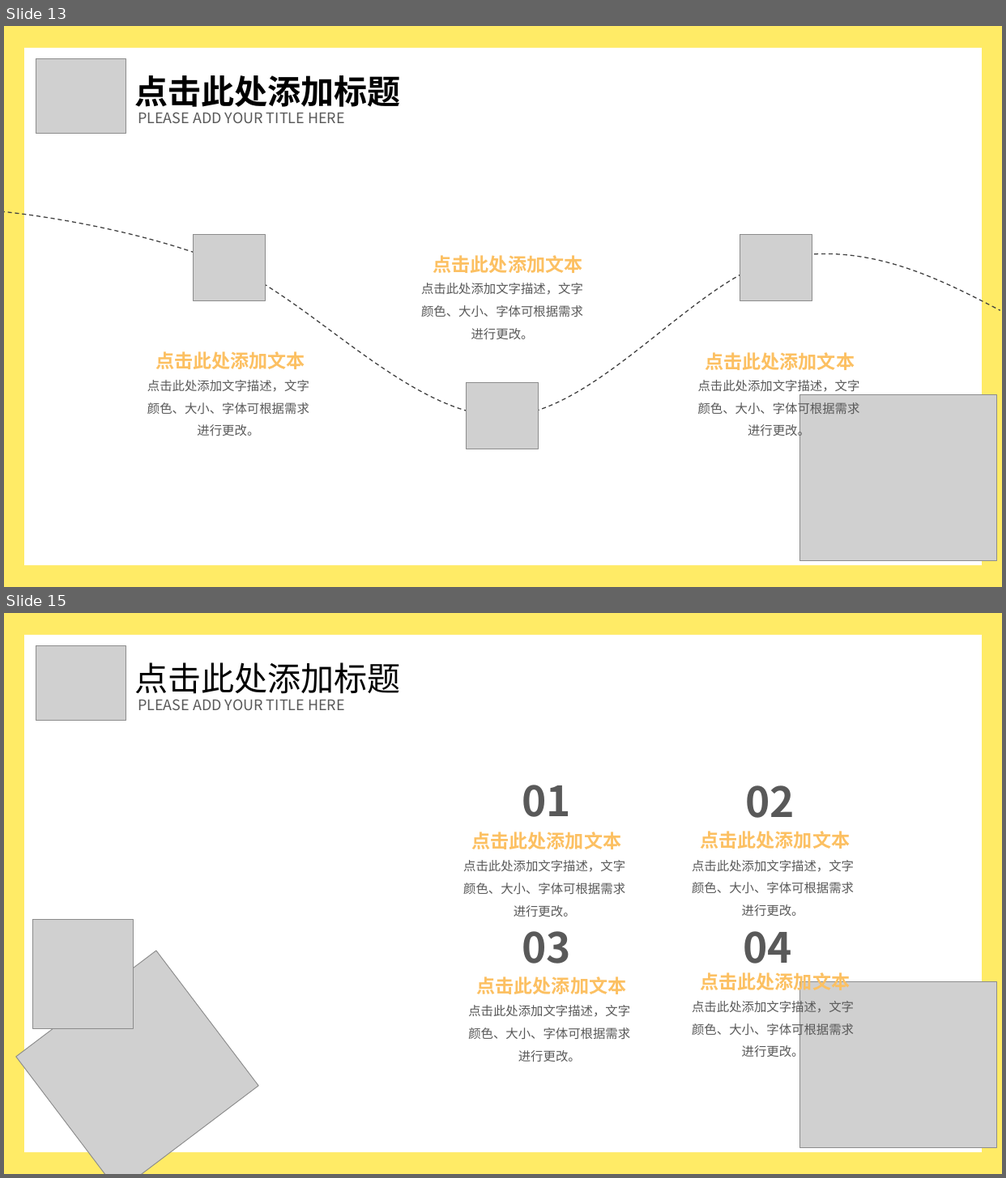
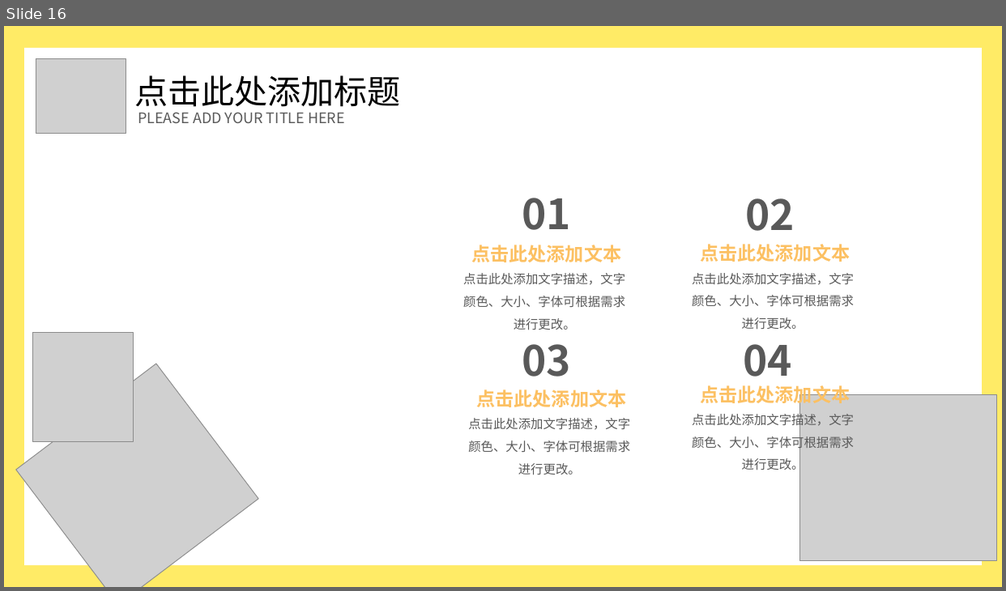
Before and after one commit to WTiffan/H5andC3, a slide deck: H5 C3新特性.pptx. Shown one above the other, each under a label of ours: slides 13 and 15 before the commit, slide 16 after it; the slides between them are not shown. The pictures are 1006x1178 and 1006x591 pixels, drawn with LibreOffice and Linux fonts; fonts in the diff are those of the drawing; grey boxes stand for pictures. Boxes give left, top, right and bottom in pixels: in the first picture for what was removed or moved away, otherwise in the second. Text is boxed around its words. In the diff, an @@ line names an element or a change of style, - is before the commit and + after.

```diff
--- a/H5 C3新特性.pptx
+++ b/H5 C3新特性.pptx
@@ slide 13 removed at (4, 26, 1002, 587), background #FFFFFF; not listed: 2 template elements that a slide beside it also shows @@
@@ picture removed at (36, 59, 126, 134) @@
@@ text removed at (134, 75, 401, 113) @@
-点击此处添加标题
@@ text removed at (138, 112, 345, 123) @@
-PLEASE ADD YOUR TITLE HERE
@@ freeform shape removed at (4, 211, 999, 416) @@
@@ picture removed at (193, 235, 266, 301) @@
@@ picture removed at (740, 235, 812, 301) @@
@@ text removed at (433, 255, 583, 273) @@
-点击此处添加文本
@@ text removed at (421, 283, 583, 339) @@
-点击此处添加文字描述，文字颜色、大小、字体可根据需求进行更改。
@@ text removed at (155, 352, 305, 369) @@
-点击此处添加文本
@@ text removed at (705, 352, 854, 370) @@
-点击此处添加文本
@@ text removed at (147, 380, 309, 436) @@
-点击此处添加文字描述，文字颜色、大小、字体可根据需求进行更改。
@@ picture removed at (466, 382, 539, 449) @@
@@ text removed at (698, 380, 860, 439) @@
-点击此处添加文字描述，文字颜色、大小、字体可根据需求进行更改。
@@ picture removed at (799, 395, 997, 561) @@
@@ what was slide 15 is now slide 16 @@
```
Also in this commit, not shown: 3 slides changed, 3 slides added, 2 other slides removed, 1 other file.
